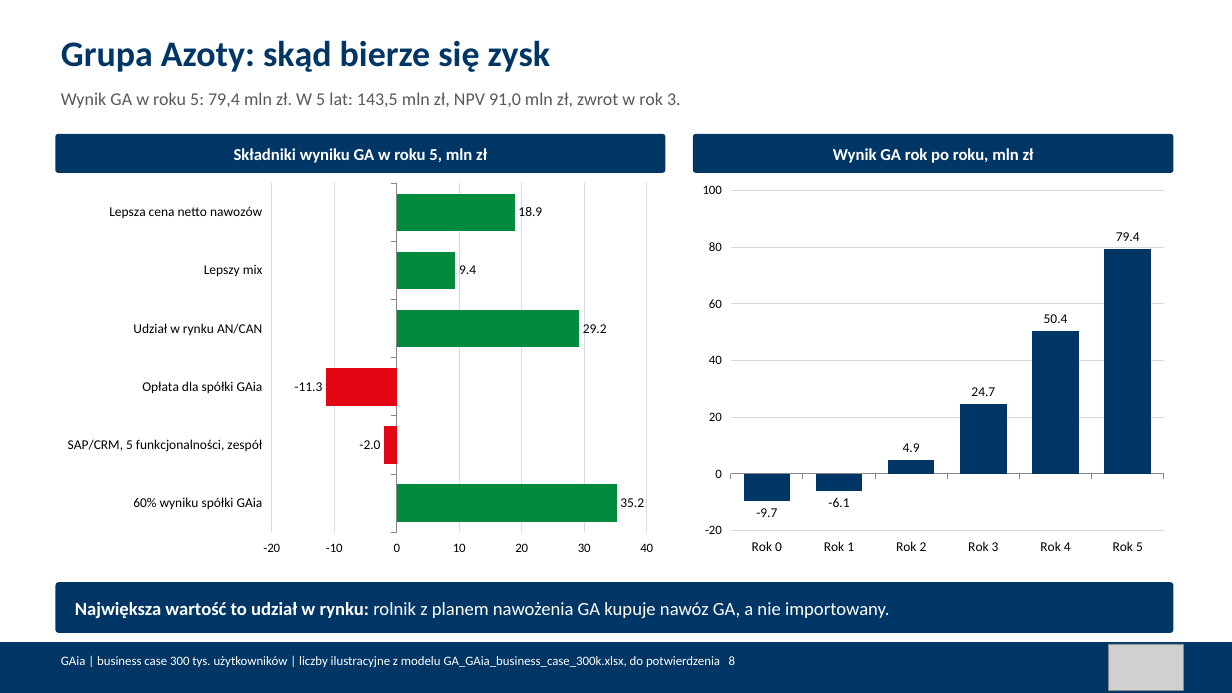
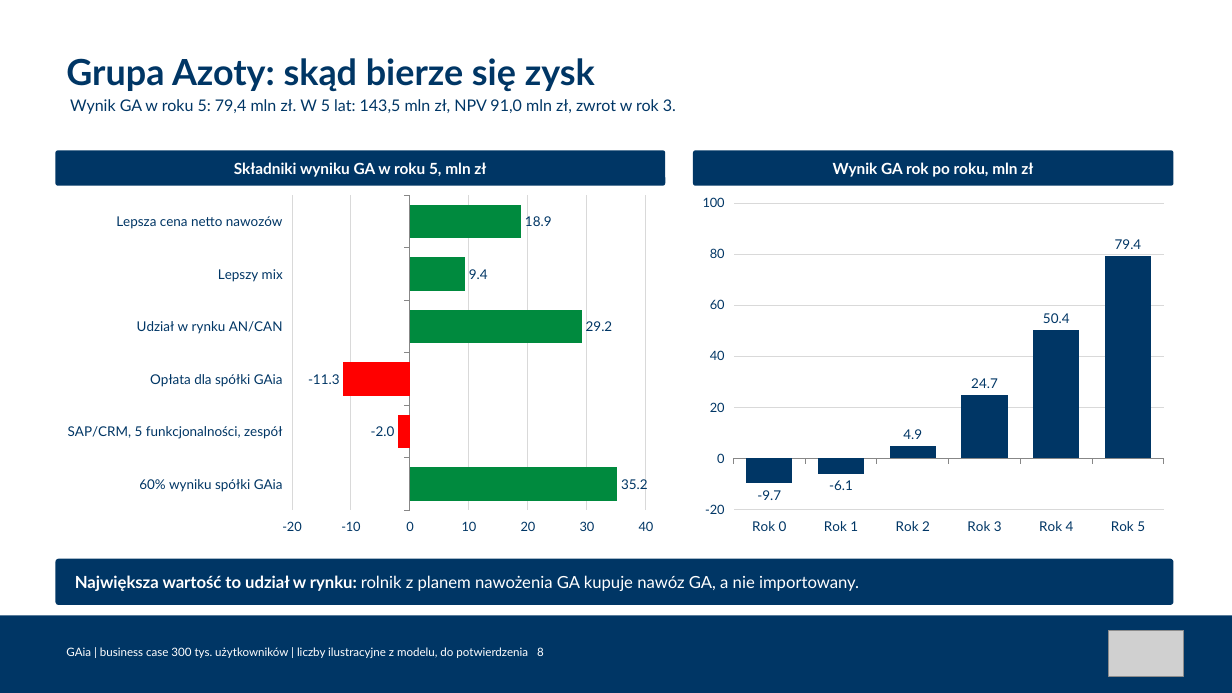
Before and after one commit to Angelika-pruchniak/gaia, a slide deck: slide 8 of GA_GAia_business_case_300k.pptx. Drawn at 1232x693 pixels with LibreOffice and Linux fonts; fonts in the diff are those of the drawing; grey boxes stand for pictures. Boxes give left, top, right and bottom in pixels: in the first picture for what was removed or moved away, otherwise in the second. Text is boxed around its words. In the diff, an @@ line names an element or a change of style, - is before the commit and + after.

```diff
--- a/GA_GAia_business_case_300k.pptx
+++ b/GA_GAia_business_case_300k.pptx
@@ text "Grupa Azoty: skąd bierze się ...": place and size @@
-text "Grupa Azoty: skąd bierze się ..." at (61, 40, 550, 72)
+text "Grupa Azoty: skąd bierze się ..." at (66, 58, 595, 91)
@@ text "Grupa Azoty: skąd bierze się ..." at (66, 58, 595, 91): font Calibri to Lato; vertical alignment top to middle @@
@@ text "Wynik GA w roku 5: ...": place and size @@
-text "Wynik GA w roku 5: ..." at (61, 92, 681, 108)
+text "Wynik GA w roku 5: ..." at (70, 99, 676, 114)
@@ text "Wynik GA w roku 5: ..." at (70, 99, 676, 114): size 14 to 12.5 pt, font Calibri to Lato, text colour #595959 to #003665 @@
@@ text "Składniki wyniku GA w roku ...": place and size @@
-text "Składniki wyniku GA w roku ..." at (234, 148, 487, 163)
+text "Składniki wyniku GA w roku ..." at (234, 162, 486, 177)
@@ text "Składniki wyniku GA w roku ..." at (234, 162, 486, 177): size 13 to 12 pt, font Calibri to Lato @@
@@ rounded rectangle: place and size @@
-rounded rectangle at (55, 134, 665, 173)
+rounded rectangle at (55, 151, 665, 186)
@@ text "Wynik GA rok po roku, ..." at (833, 162, 1033, 177): size 13 to 12 pt, font Calibri to Lato @@
@@ text "Wynik GA rok po roku, ...": place and size @@
-text "Wynik GA rok po roku, ..." at (833, 148, 1034, 163)
+text "Wynik GA rok po roku, ..." at (833, 162, 1033, 177)
@@ rounded rectangle: place and size @@
-rounded rectangle at (693, 134, 1174, 173)
+rounded rectangle at (693, 151, 1174, 186)
@@ bar chart at (55, 189, 665, 543) @@
@@ colours of single points changed @@
@@ lettering changed @@
@@ bar chart: place and size @@
-bar chart at (55, 176, 665, 564)
+bar chart at (55, 189, 665, 543)
@@ column chart at (693, 189, 1174, 543) @@
@@ lettering changed @@
@@ column chart: place and size @@
-column chart at (693, 176, 1174, 564)
+column chart at (693, 189, 1174, 543)
@@ rounded rectangle: place and size @@
-rounded rectangle at (55, 582, 1174, 633)
+rounded rectangle at (55, 559, 1174, 605)
@@ text "Największa wartość to udział w ...": place and size @@
-text "Największa wartość to udział w ..." at (75, 602, 890, 619)
+text "Największa wartość to udział w ..." at (75, 575, 859, 591)
@@ text "Największa wartość to udział w ..." at (75, 575, 859, 591): size 14.5 to 13 pt, font Calibri to Lato @@
@@ rectangle: place and size @@
-rectangle at (0, 642, 1232, 693)
+rectangle at (0, 616, 1232, 693)
@@ text at (66, 647, 544, 658): text changed; size 10 to 9 pt; font Calibri to Lato @@
-GAia | business case 300 tys. użytkowników | liczby ilustracyjne z modelu GA_GAia_business_case_300k.xlsx, do potwierdzenia 8
+GAia | business case 300 tys. użytkowników | liczby ilustracyjne z modelu, do potwierdzenia 8
@@ picture: place and size @@
-picture at (1109, 644, 1184, 690)
+picture at (1109, 630, 1184, 677)
```
Also in this commit, not shown: 11 other slides changed, 6 other files.
